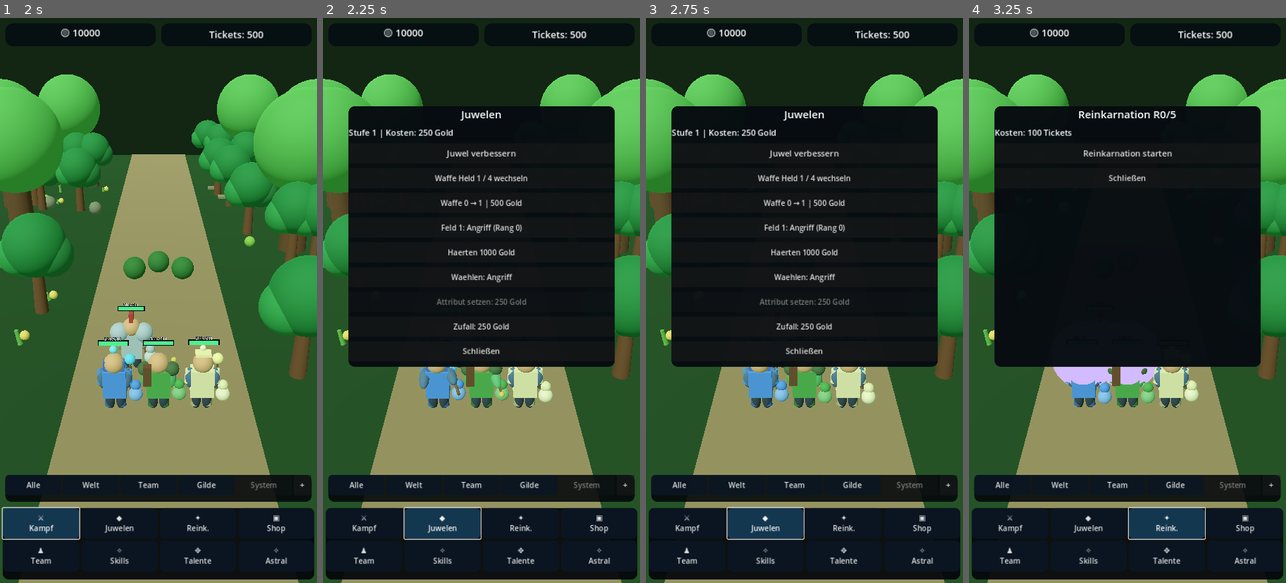
Above: before the commit, frames 1-4 (left to right).
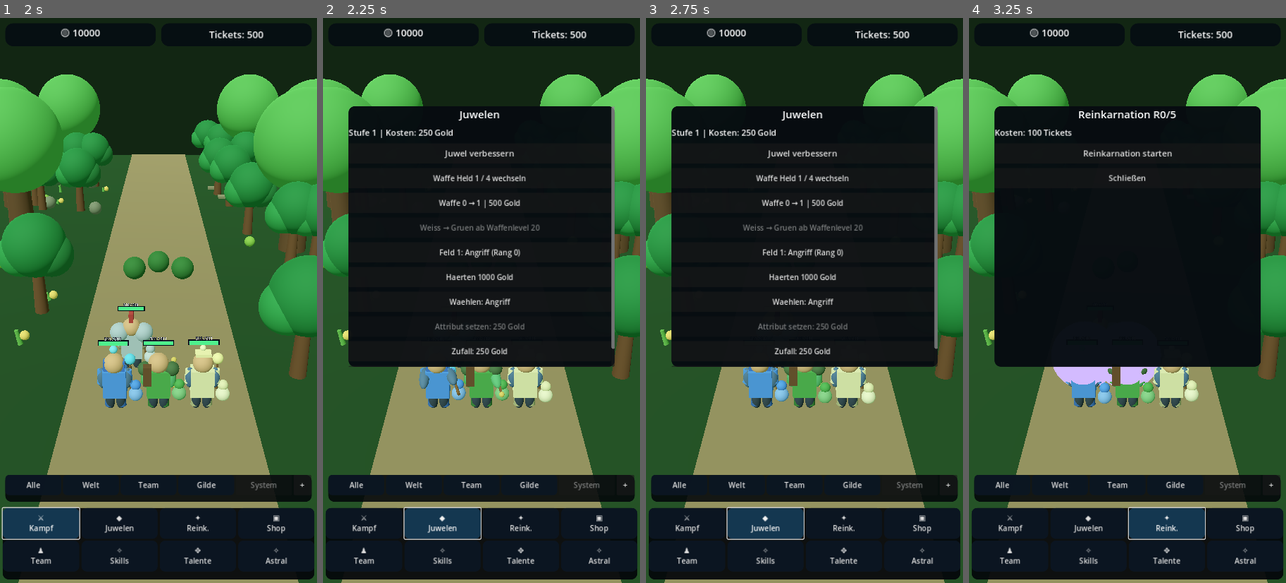
Above: after the commit, the same moments.

Repository: xynewageyx/TitanLegend
Game: Godot game, scene res://scenes/main.tscn
The game is run twice, just before and just after one commit, with the same random seed, the same clock (stepped at 60 frames per second) and the same inputs.
Inputs:
- Up to frame 1 (2 s): click "System" at 0.5 s; click "⚔ Kampf" at 1.25 s
- Up to frame 2 (2.25 s): click "◆ Juwelen" at 2 s
- Up to frame 3 (2.75 s): no input
- Up to frame 4 (3.25 s): click "✦ Reink." at 2.75 s

Frame 1 is identical in both runs. In frame 2, 2.4% of the frame differs, in the area x 8-92%, y 15-62%; in frame 3, 2.4%; in frame 4, nothing differs.

Commit message:
Add mobile weapon rarity promotion controls to equipment panel

Diff:
--- a/scripts/ui_manager.gd
+++ b/scripts/ui_manager.gd
@@ -30,6 +30,7 @@
 var astral_shop_button: Button
 var weapon_hero_slot: int = 0
 var weapon_upgrade_button: Button
+var weapon_rarity_button: Button
 var weapon_hero_button: Button
 var hardening_field: int = 0
 var hardening_select_button: Button
@@ -266,6 +267,7 @@
  action_button = _make_button("Ausführen", modal, _on_action_pressed, 19)
  weapon_hero_button = _make_button("Held wechseln", modal, _next_weapon_hero, 17)
  weapon_upgrade_button = _make_button("Waffe verbessern", modal, _upgrade_current_weapon, 17)
+ weapon_rarity_button = _make_button("Qualitaet verbessern", modal, _upgrade_current_weapon_rarity, 17)
  hardening_select_button = _make_button("Haertungsfeld wechseln", modal, _next_hardening_field, 17)
  hardening_upgrade_button = _make_button("Haerten", modal, _upgrade_current_hardening, 17)
  attribute_select_button = _make_button("Attribut waehlen", modal, _next_hardening_attribute, 17)
@@ -399,6 +401,7 @@
  astral_shop_button.visible = current_tab == "astral"
  weapon_hero_button.visible = current_tab == "jewels"
  weapon_upgrade_button.visible = current_tab == "jewels"
+ weapon_rarity_button.visible = current_tab == "jewels"
  hardening_select_button.visible = current_tab == "jewels"
  hardening_upgrade_button.visible = current_tab == "jewels"
  attribute_select_button.visible = current_tab == "jewels"
@@ -410,6 +413,16 @@
   var weapon_cost: int = GameManager.weapon_upgrade_cost(weapon_hero_slot)
   weapon_upgrade_button.text = "Waffe %d → %d | %d Gold" % [weapon_level, weapon_level + 1, weapon_cost] if weapon_cost > 0 else "Waffe MAX"
   weapon_upgrade_button.disabled = weapon_cost <= 0 or GameManager.current_gold < weapon_cost
+  var weapon_rarity: int = GameManager.weapon_rarities[weapon_hero_slot]
+  var rarity_cost: int = GameManager.weapon_rarity_upgrade_cost(weapon_hero_slot)
+  var rarity_text: String = GameManager.WEAPON_RARITIES[weapon_rarity]
+  if weapon_rarity >= GameManager.WEAPON_RARITIES.size() - 1:
+   weapon_rarity_button.text = "Qualitaet Lila – MAX"
+  elif rarity_cost <= 0:
+   weapon_rarity_button.text = "%s → %s ab Waffenlevel %d" % [rarity_text, GameManager.WEAPON_RARITIES[weapon_rarity + 1], GameManager.WEAPON_RARITY_LEVELS[weapon_rarity + 1]]
+  else:
+   weapon_rarity_button.text = "%s → %s: %d Gold" % [rarity_text, GameManager.WEAPON_RARITIES[weapon_rarity + 1], rarity_cost]
+  weapon_rarity_button.disabled = rarity_cost <= 0 or GameManager.current_gold < rarity_cost
   var hardening_level: int = int(GameManager.hardening_levels[weapon_hero_slot][hardening_field])
   var hardening_cost: int = GameManager.hardening_upgrade_cost(weapon_hero_slot, hardening_field)
   var assigned_attribute: int = int(GameManager.hardening_attributes[weapon_hero_slot][hardening_field])
@@ -454,6 +467,11 @@
   _append("System", "Waffe Held %d verbessert" % (weapon_hero_slot + 1))
  _refresh()
 
+func _upgrade_current_weapon_rarity() -> void:
+ if GameManager.upgrade_weapon_rarity(weapon_hero_slot):
+  _append("System", "Waffenqualitaet fuer Held %d verbessert" % (weapon_hero_slot + 1))
+ _refresh()
+
 func _next_hardening_field() -> void:
  hardening_field = (hardening_field + 1) % 4
  _refresh()
